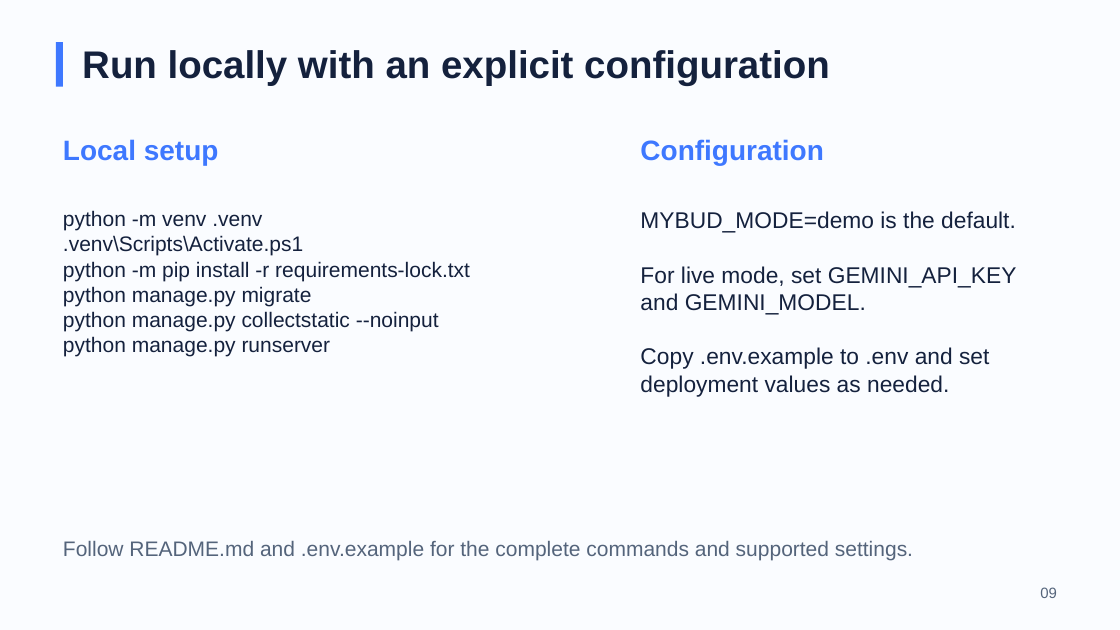
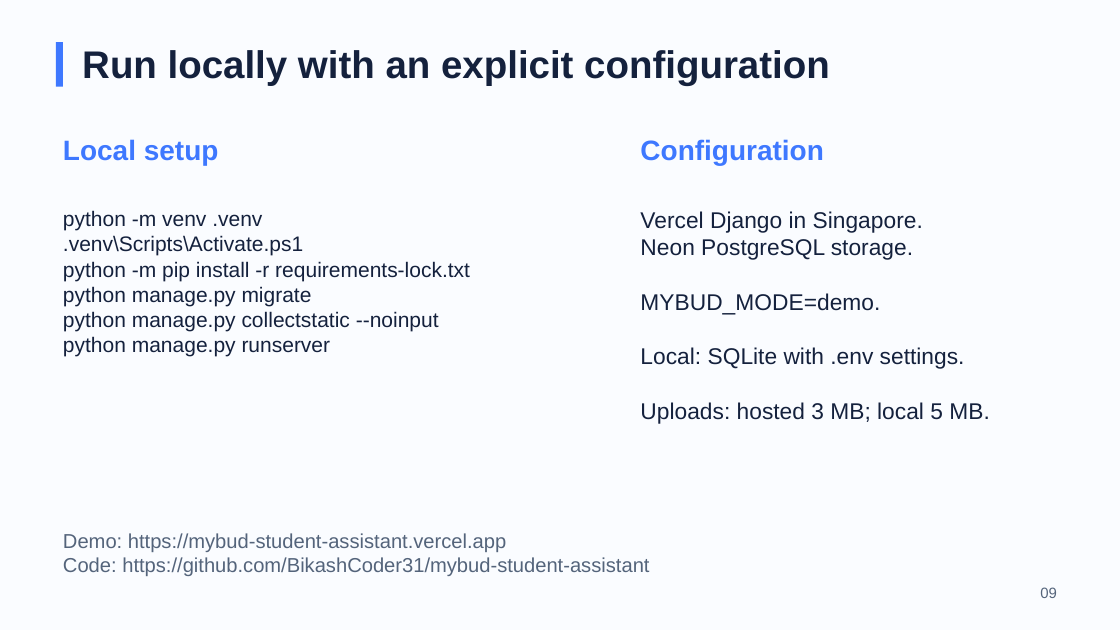
Before and after one commit to BikashCoder31/mybud-student-assistant, a slide deck: slide 9 of docs/presentation/MyBud_Student_Life_Assistant.pptx. Drawn at 1120x630 pixels with LibreOffice and Linux fonts; fonts in the diff are those of the drawing. Boxes give left, top, right and bottom in pixels: in the first picture for what was removed or moved away, otherwise in the second. Text is boxed around its words. In the diff, an @@ line names an element or a change of style, - is before the commit and + after.

Commit message:
Publish hosted report presentation and clean release manifest

```diff
--- a/docs/presentation/MyBud_Student_Life_Assistant.pptx
+++ b/docs/presentation/MyBud_Student_Life_Assistant.pptx
@@ text at bbox=[640, 211, 989, 424]: text changed @@
-MYBUD_MODE=demo is the default.
-For live mode, set GEMINI_API_KEY and GEMINI_MODEL.
-Copy .env.example to .env and set deployment values as needed.
+Vercel Django in Singapore.
+Neon PostgreSQL storage.
+MYBUD_MODE=demo.
+Local: SQLite with .env settings.
+Uploads: hosted 3 MB; local 5 MB.
@@ text at bbox=[63, 533, 649, 576]: text changed; size 18 to 17.2 pt @@
-Follow README.md and .env.example for the complete commands and supported settings.
+Demo: https://mybud-student-assistant.vercel.app
+Code: https://github.com/BikashCoder31/mybud-student-assistant
```
Also in this commit, not shown: 5 other slides changed, 4 other files.
